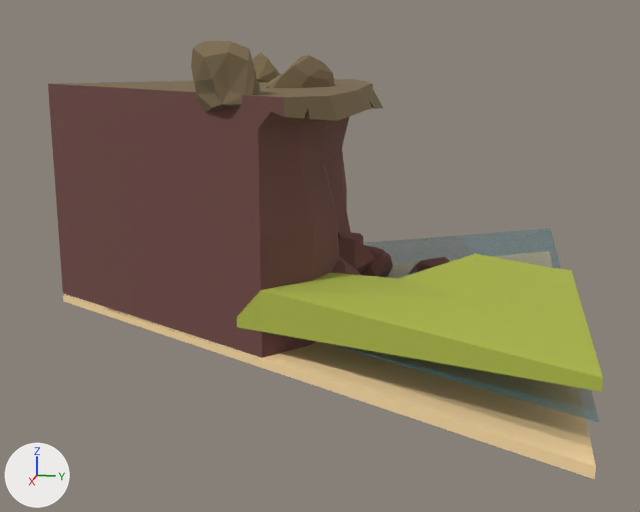
The glTF model public/assets/tile9.glb as it was, and as the next commit left it.
Rendered twice from a 50 mm lens placed at (1.404, 0.748, 0.367), pointed at (0.016, 0.471, 0.02). Lighting does not change. The marker at lower left points along +X, +Y and +Z.

Before the edit, the objects in view are built like this:
```python
mat_sand = principled_material('sand')
mat_sand.base_color = (0.982, 0.716, 0.376)  # beige #fddca5
mat_sand.roughness = 1.0
me_circle_029 = bpy.data.meshes.new('Circle.029')
me_circle_029.from_pydata(...)  # 15 vertices, 24 faces; spans x -0.5..0.5, y 0.0..0.866, z 0.0..0.02
me_circle_029.materials.append(mat_sand)  # beige #fddca5
me_circle_039 = bpy.data.meshes.new('Circle.039')
me_circle_039.from_pydata(...)  # 38 vertices, 74 faces; spans x -0.126..0.5, y 0.39..0.866, z -0.103..0.031
# faces by material slot: [33, 41]
me_circle_039.materials.append(mat_ground)  # yellow #afba49
me_circle_039.materials.append(mat_sand)  # beige #fddca5
me_cube_043 = bpy.data.meshes.new('Cube.043')
me_cube_043.from_pydata(...)  # 40 vertices, 76 faces; spans x 0.0043..0.082, y 0.4737..0.5726, z 0.0093..0.1091
me_cube_043.materials.append(mat_top)  # brown #7d6c4f
ob_bush2_004 = bpy.data.objects.new('bush2.004', me_cube_043)
ob_bush2_004.location = (0.157, -0.146, 0.254)
ob_ground_005 = bpy.data.objects.new('ground.005', me_circle_039)
ob_ground_005.location = (0.0, 0.0, 0.01)
ob_sand7_003 = bpy.data.objects.new('sand7.003', me_circle_029)
ob_sand7_003.location = (0.0, 0.0, -0.09)
# also in view: 'bush1.004' at (0.033, 0.442, 0.296); 'rock0.014' at (-0.021, 0.497, 0.008); 'water4.002' at (0.0, 0.433, -0.028); 'hill8.001' at (0.0, 0.284, 0.108)
```
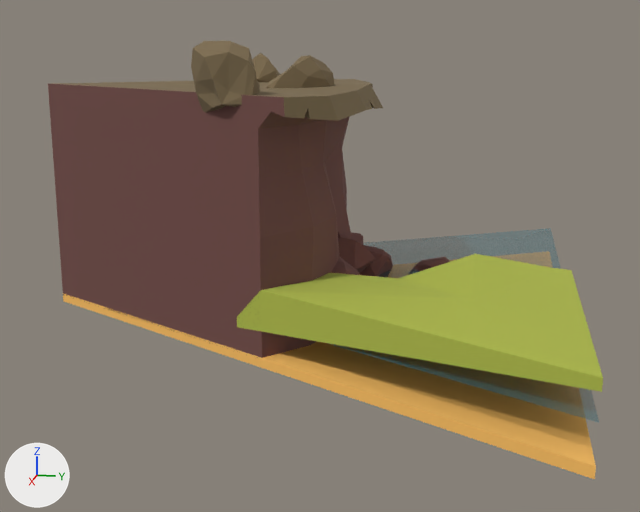
What differs and where, as boxes (x1, y1, x2, y2) in the pictures (640 x 512 px):
```json
{"object": "sand7.003", "change": "recoloured", "before": [63, 293, 596, 479], "after": [63, 293, 596, 479], "on screen": "beige to orange"}
```

Scene script edits in JSON lines:
```json
{"op": "set", "path": "mat_sand.base_color", "old": "(0.982, 0.716, 0.376)", "new": "(0.982, 0.527, 0.122)", "note": "beige #fddca5 -> orange #fdc062"}
```
